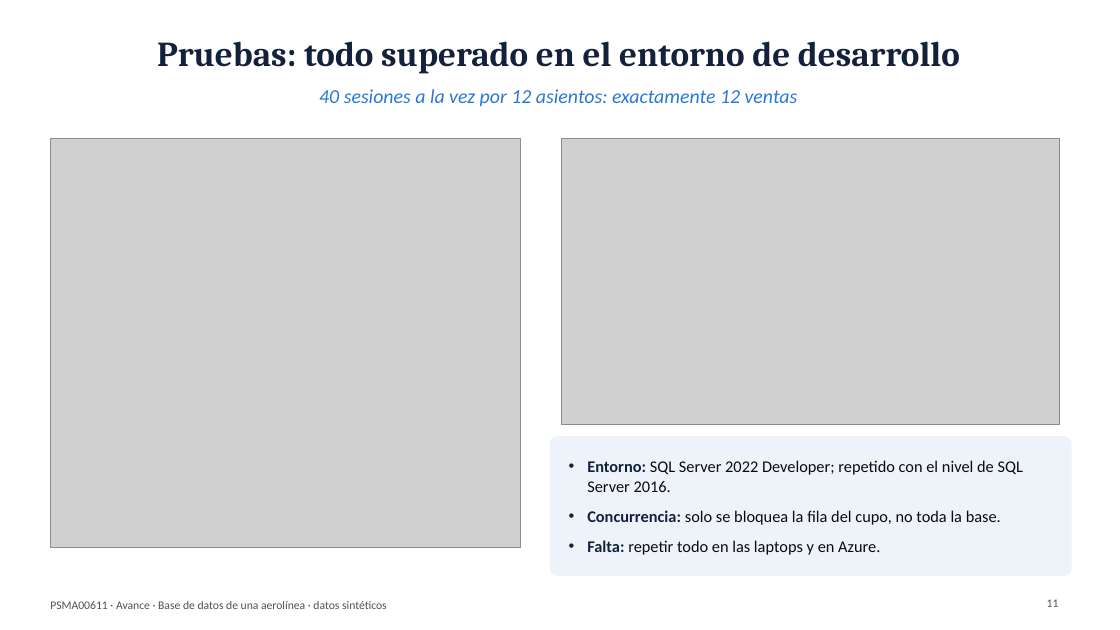
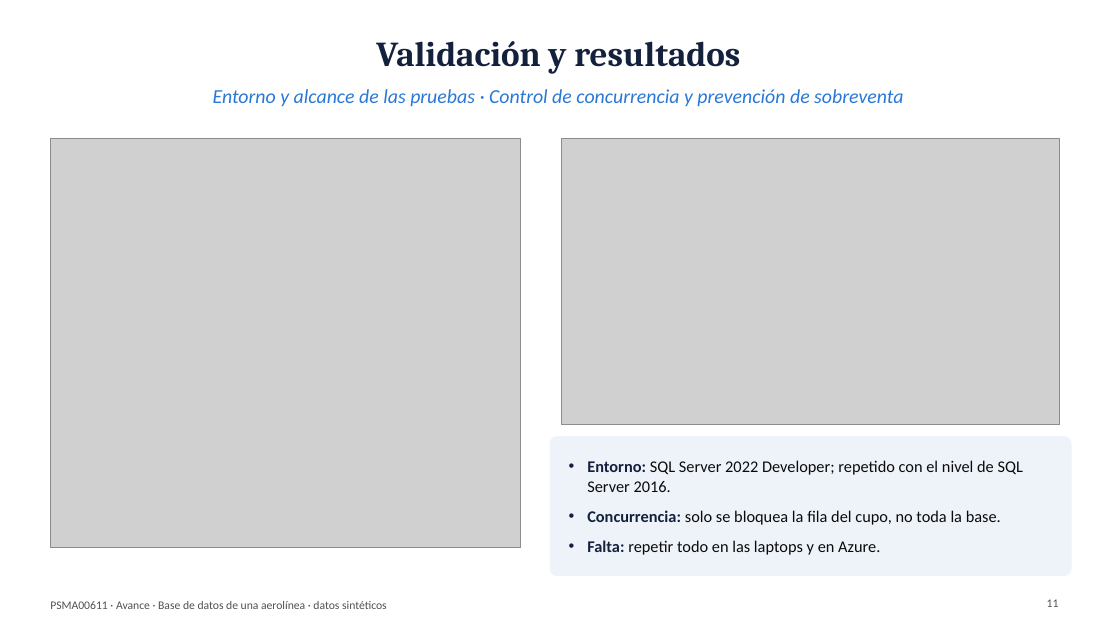
Before and after one commit to CARLOSDELOSRIOS/aerolinea-bd-psma00611, a slide deck: slide 11 of slides/presentacion_avance_PSMA00611.pptx. Drawn at 1120x630 pixels with LibreOffice and Linux fonts; fonts in the diff are those of the drawing; grey boxes stand for pictures. Boxes give left, top, right and bottom in pixels: in the first picture for what was removed or moved away, otherwise in the second. Text is boxed around its words. In the diff, an @@ line names an element or a change of style, - is before the commit and + after.

```diff
--- a/slides/presentacion_avance_PSMA00611.pptx
+++ b/slides/presentacion_avance_PSMA00611.pptx
@@ title at (376, 41, 740, 74): text changed @@
-Pruebas: todo superado en el entorno de desarrollo
+Validación y resultados
@@ text at (213, 89, 903, 107): text changed @@
-40 sesiones a la vez por 12 asientos: exactamente 12 ventas
+Entorno y alcance de las pruebas · Control de concurrencia y prevención de sobreventa
```
Also in this commit, not shown: 12 other slides changed, 3 other files.
